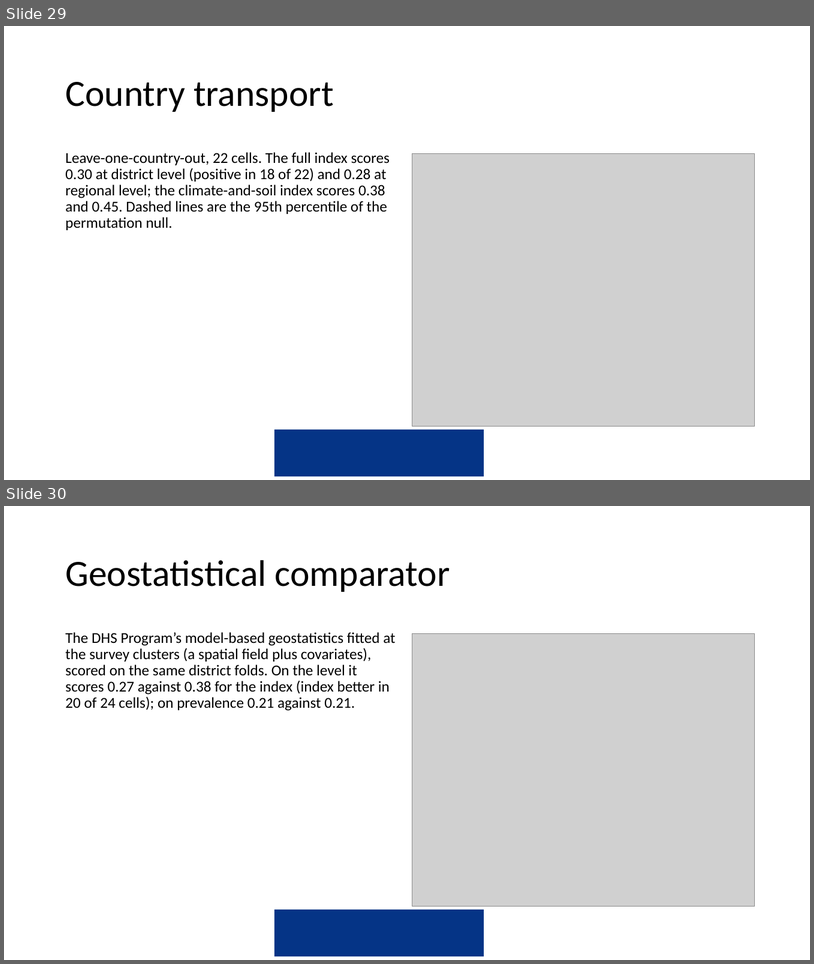
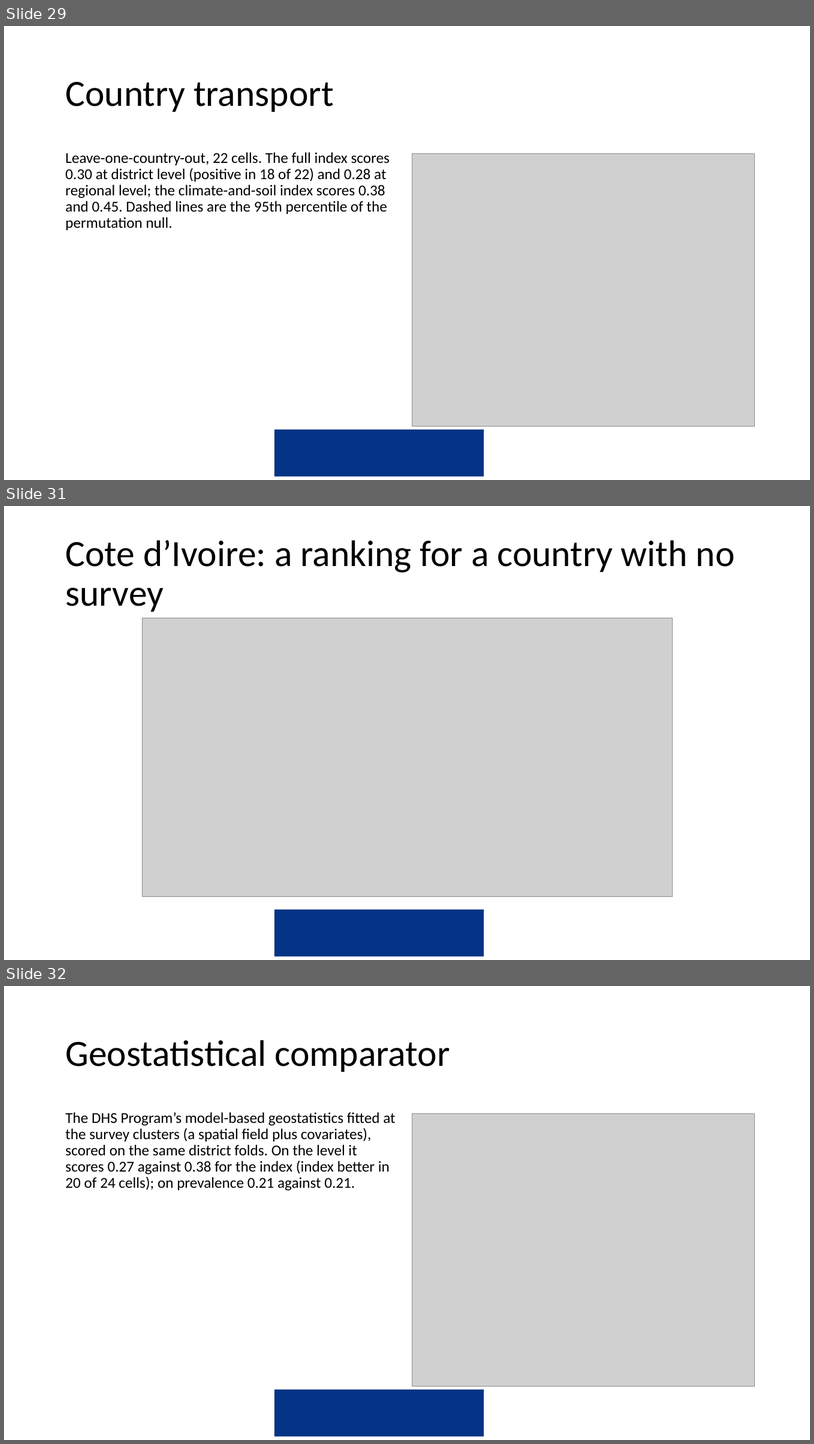
Before and after one commit to amertens/mn-prediction, a slide deck: docs/slides/MN-proxy-full-talk-2026-09.pptx. Shown one above the other, each under a label of ours: slides 29 and 30 before the commit, slides 29, 31 and 32 after it; the slides between them are not shown. The pictures are 814x964 and 814x1444 pixels, drawn with LibreOffice and Linux fonts; fonts in the diff are those of the drawing; grey boxes stand for pictures; background and template pictures are left out. Boxes give left, top, right and bottom in pixels: in the first picture for what was removed or moved away, otherwise in the second. Text is boxed around its words. In the diff, an @@ line names an element or a change of style, - is before the commit and + after.

```diff
--- a/docs/slides/MN-proxy-full-talk-2026-09.pptx
+++ b/docs/slides/MN-proxy-full-talk-2026-09.pptx
@@ slide 31 added at <box>4,506,810,960</box>, background #FFFFFF; not listed: 1 template element that a slide beside it also shows @@
@@ title added at <box>65,540,735,612</box>, 44 pt, text #000000 @@
+Cote d’Ivoire: a ranking for a country with no survey
@@ picture added at <box>143,618,673,896</box> @@
@@ what was slide 30 is now slide 32 @@
```
Also in this commit, not shown: 1 other slide added, 2 other files.
